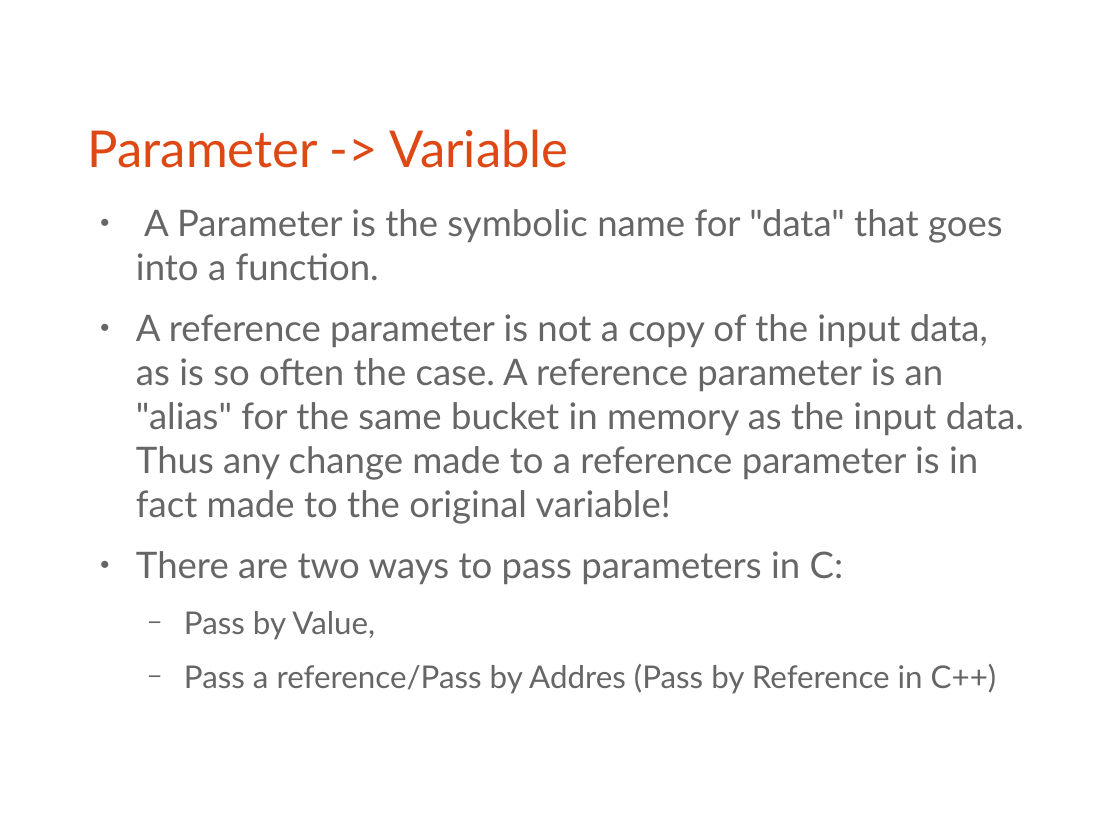
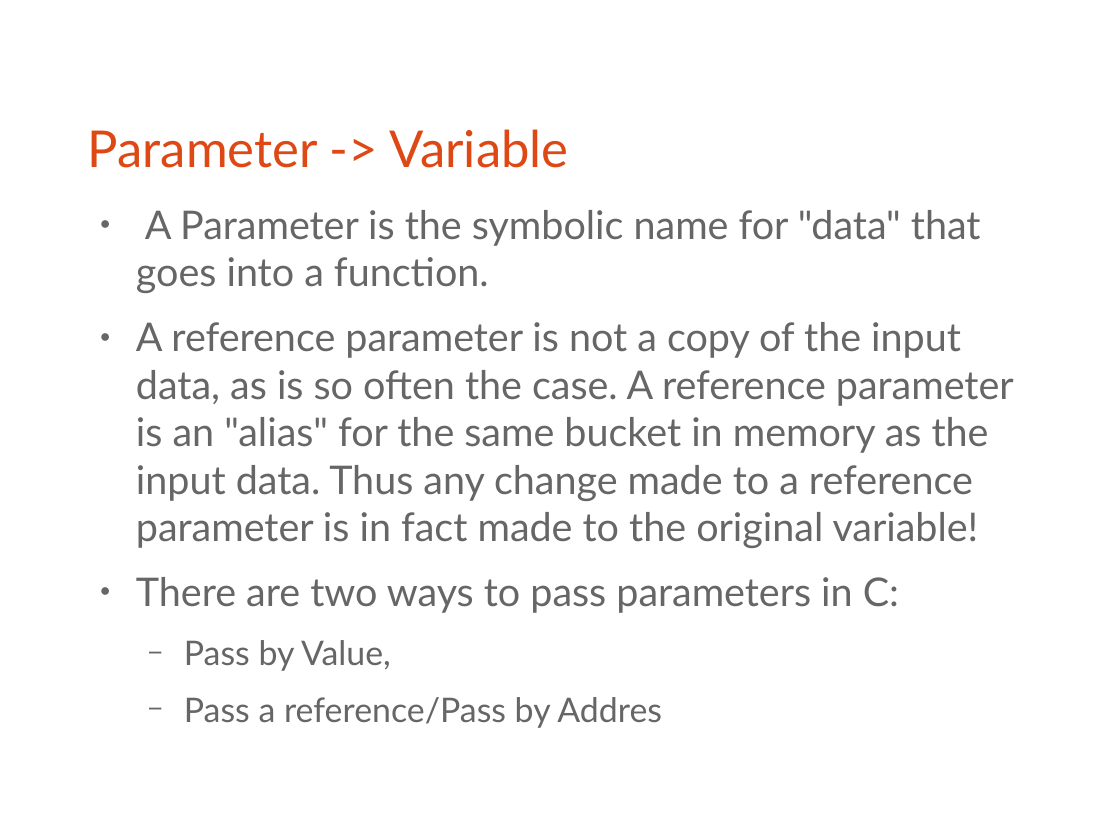
Before and after one commit to bagustris/prokom-tf, a slide deck: slide 4 of slide/prokom5.odp (slide 5 before the commit). Drawn at 1120x840 pixels with LibreOffice and Linux fonts; fonts in the diff are those of the drawing. Boxes give left, top, right and bottom in pixels: in the first picture for what was removed or moved away, otherwise in the second. Text is boxed around its words. In the diff, an @@ line names an element or a change of style, - is before the commit and + after.

```diff
--- a/slide/prokom5.odp
+++ b/slide/prokom5.odp
@@ text at <box>136,210,1014,671</box>: size 25.9 to 28 pt in "A Parameter is the symbolic name for ...", "A reference parameter is not a copy ...", "There are two ways to pass parameters ..."; size 22.2 to 24 pt in "Pass by Value," @@
@@ text at <box>184,697,662,728</box>: text changed; size 22.2 to 24 pt @@
-  − Pass a reference/Pass by Addres (Pass by Reference in C++)
+  − Pass a reference/Pass by Addres
```
Also in this commit, not shown: 5 other slides changed, 1 slide added, 1 slide removed, 8 other files.
